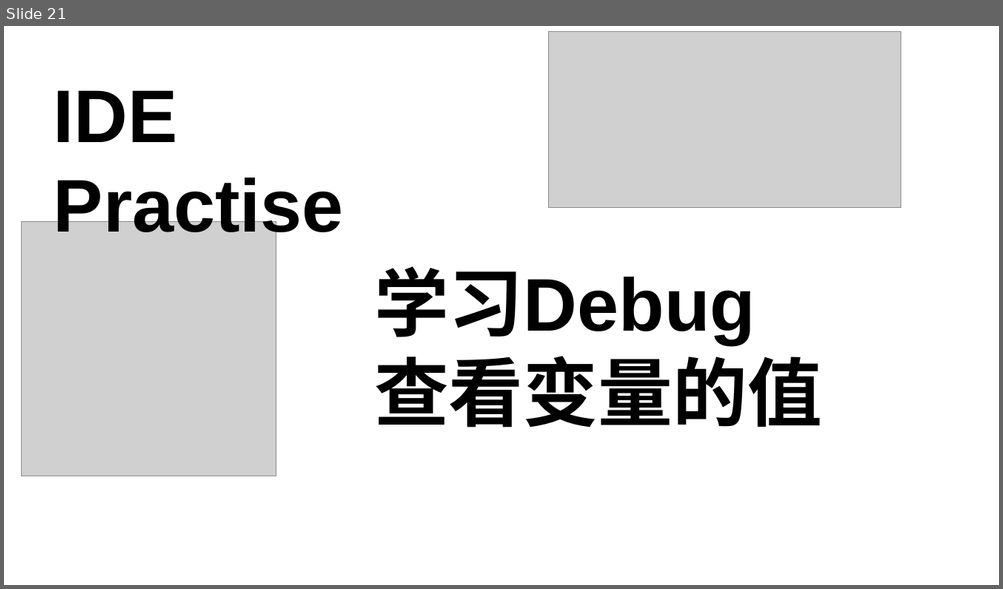
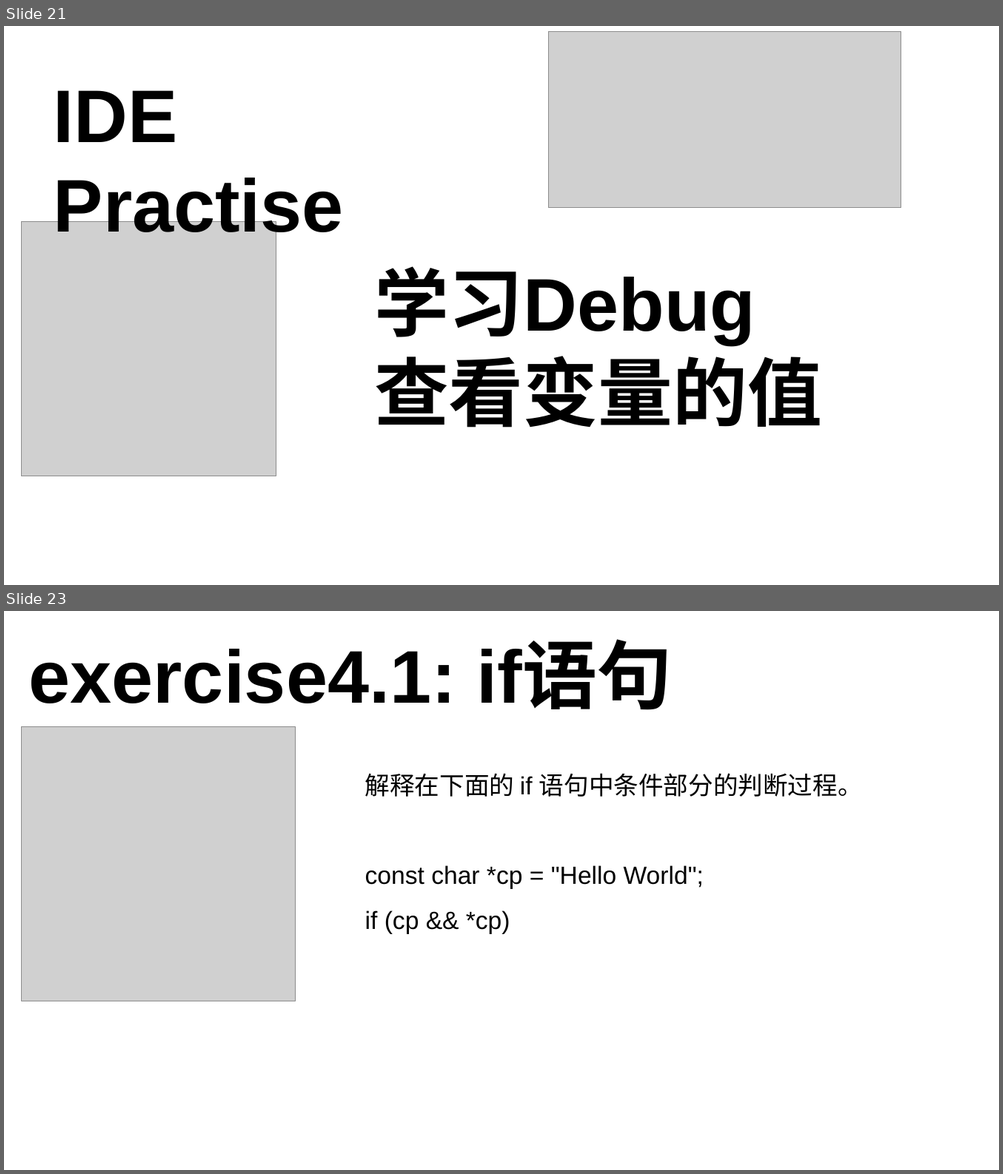
Before and after one commit to 3417725275/CPP_Study, a slide deck: C++课件.pptx. Shown one above the other, each under a label of ours: slide 21 before the commit, slides 21 and 23 after it; the slides between them are not shown. The pictures are 1003x589 and 1003x1174 pixels, drawn with LibreOffice and Linux fonts; fonts in the diff are those of the drawing; grey boxes stand for pictures. Boxes give left, top, right and bottom in pixels: in the first picture for what was removed or moved away, otherwise in the second. Text is boxed around its words. In the diff, an @@ line names an element or a change of style, - is before the commit and + after.

```diff
--- a/C++课件.pptx
+++ b/C++课件.pptx
@@ slide 23 added at [4, 611, 999, 1170], background #FFFFFF @@
@@ text added at [29, 644, 672, 710], 72 pt, text #000000, bold @@
+exercise4.1: if语句
@@ picture added at [22, 727, 296, 1001] @@
@@ text added at [365, 773, 862, 934], 24 pt, text #000000 @@
+解释在下面的 if 语句中条件部分的判断过程。
+const char *cp = "Hello World";
+if (cp && *cp)
```
Also in this commit, not shown: 1 slide changed, 2 other slides added, 1 slide removed, 2 other files.
